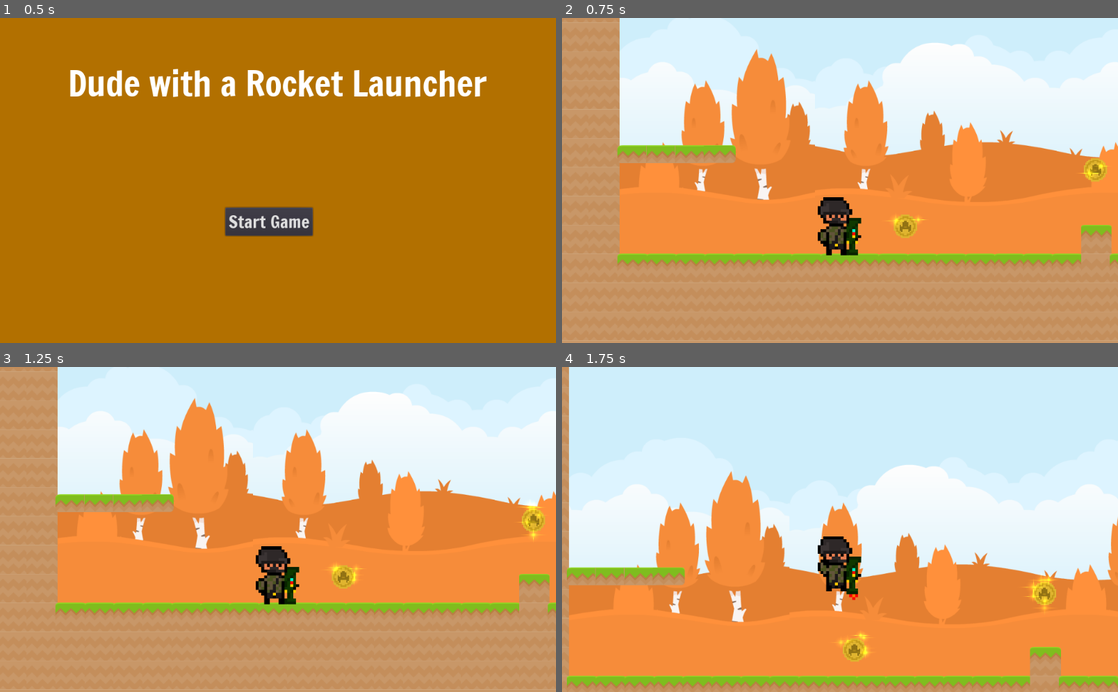
Above: before the commit, frames 1-4 (two rows, left to right).
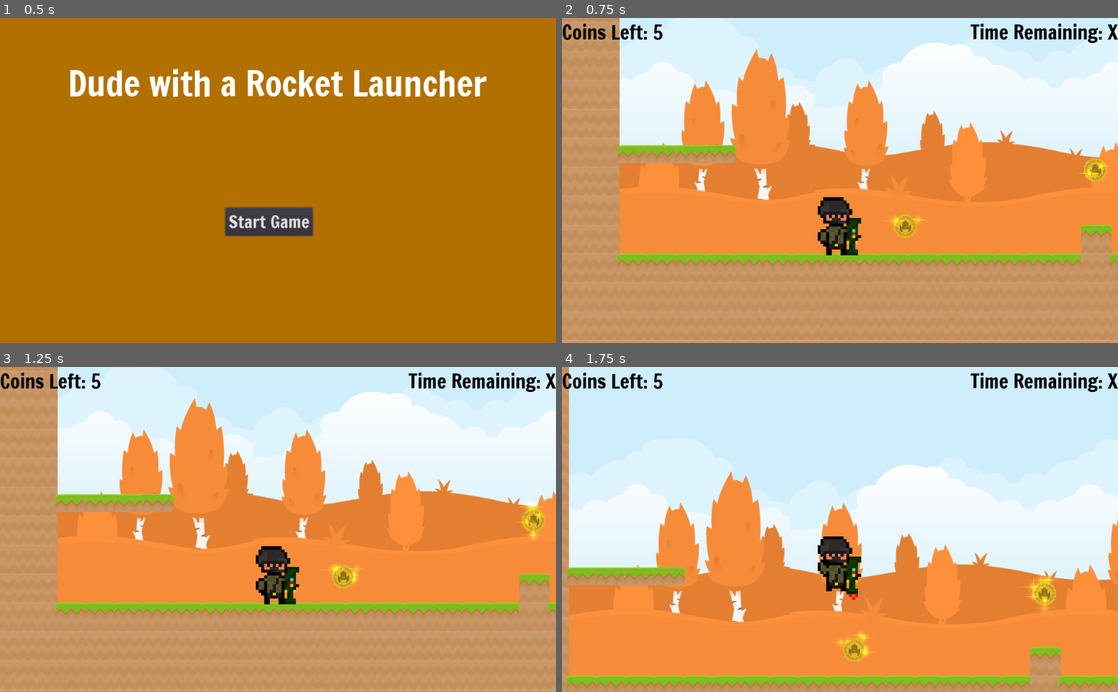
Above: after the commit, the same moments.

Repository: bsu-cs315/P2-ncbarber
Game: Godot game, scene res://src/Title.tscn
Two runs of this game, one before a commit and one after it. Both use one fixed random seed, a clock stepped at 60 frames per second and the inputs below.
Inputs:
- Up to frame 1 (0.5 s): no input
- Up to frame 2 (0.75 s): click "Start Game" at 0.5 s
- Up to frame 3 (1.25 s): no input
- Up to frame 4 (1.75 s): hold D (right) from 1.28 s (still down); hold Space (rocket_launch) from 1.28 s (still down); tap W (jump) at 1.52 s

Frame 1 is identical in both runs. In frame 2, 1.1% of the frame differs, in the area x 0-100%, y 1-8%; in frame 3, 1.1%; in frame 4, 1.1%.

Commit message:
Add HUD with working coin talley

Diff:
--- /dev/null
+++ b/project/src/HUD.tscn
@@ -0,0 +1,32 @@
+[gd_scene load_steps=4 format=2]
+
+[ext_resource path="res://assets/fonts/FrancoisOne-Regular.ttf" type="DynamicFontData" id=1]
+
+[sub_resource type="DynamicFont" id=1]
+size = 36
+font_data = ExtResource( 1 )
+
+[sub_resource type="DynamicFont" id=2]
+size = 36
+font_data = ExtResource( 1 )
+
+[node name="HUD" type="CanvasLayer"]
+
+[node name="Score" type="Label" parent="."]
+margin_right = 186.0
+margin_bottom = 52.0
+custom_fonts/font = SubResource( 1 )
+custom_colors/font_color = Color( 0, 0, 0, 1 )
+text = "Coins Left: X"
+__meta__ = {
+"_edit_use_anchors_": false
+}
+
+[node name="TimeRemaining" type="Label" parent="."]
+anchor_left = 1.0
+anchor_right = 1.0
+margin_left = -272.0
+margin_bottom = 52.0
+custom_fonts/font = SubResource( 2 )
+custom_colors/font_color = Color( 0, 0, 0, 1 )
+text = "Time Remaining: X"
--- a/project/src/Level.gd
+++ b/project/src/Level.gd
@@ -2,7 +2,8 @@
 
 var character : KinematicBody2D
 var HUD : Sprite
-var score := 0
+var score := 5
+var timer := 0
 
 func _ready():
 	spawn_player()
@@ -15,6 +16,8 @@
 func _process(_delta):
 	if Input.is_action_pressed("restart"):
 		restart_level()
+
+	$HUD/Score.text = "Coins Left: %d" % score
 
 
 func spawn_player():
@@ -33,7 +36,7 @@
 func _on_Coin_Entered(body, coin):
 	if body == character:
 		coin.queue_free()
-		score += 10
+		score -= 1
 		print("Score: ", score)
 
 
--- a/project/src/Level.tscn
+++ b/project/src/Level.tscn
@@ -1,7 +1,8 @@
-[gd_scene load_steps=15 format=2]
+[gd_scene load_steps=16 format=2]
 
 [ext_resource path="res://assets/Sprites/backgroundColorFall.png" type="Texture" id=1]
 [ext_resource path="res://assets/Sprites/tiles.png" type="Texture" id=2]
+[ext_resource path="res://src/HUD.tscn" type="PackedScene" id=3]
 [ext_resource path="res://src/Level.gd" type="Script" id=4]
 [ext_resource path="res://assets/Sprites/backgroundEmpty.png" type="Texture" id=5]
 
@@ -248,3 +249,5 @@
 centered_textures = true
 format = 1
 tile_data = PoolIntArray( -1310667, 1, 0, -1310666, 1, 0, -1245131, 1, 0, -1245130, 1, 0, -1179595, 1, 0, -1179594, 1,  …(7272 unchanged characters)…
+
+[node name="HUD" parent="." instance=ExtResource( 3 )]
Not shown, changed: README.md
